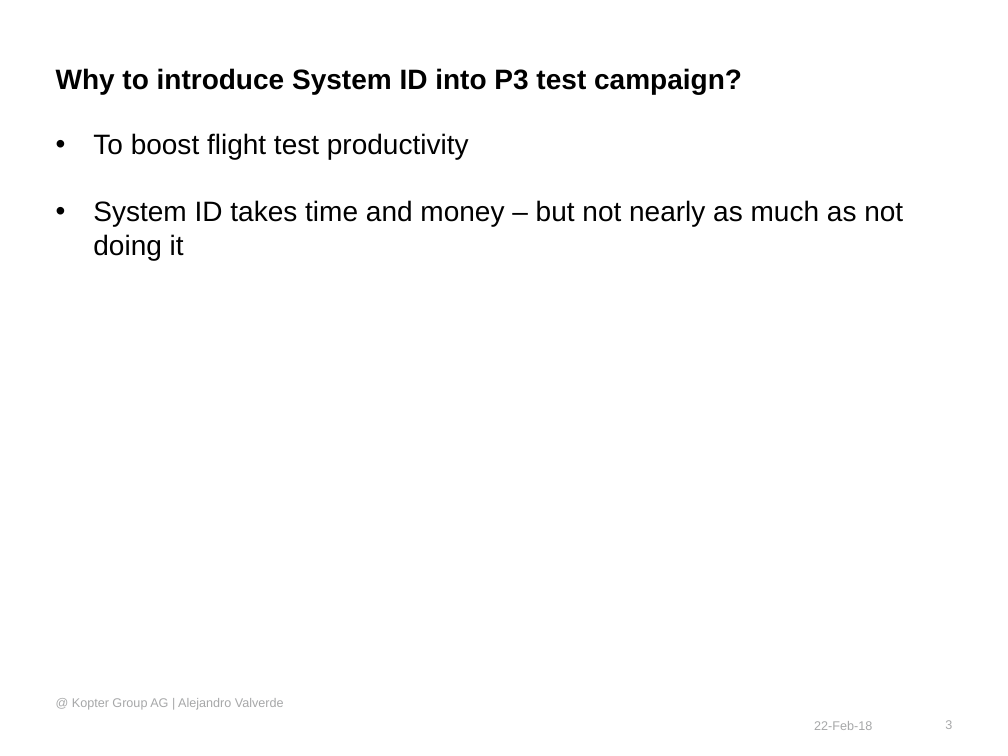
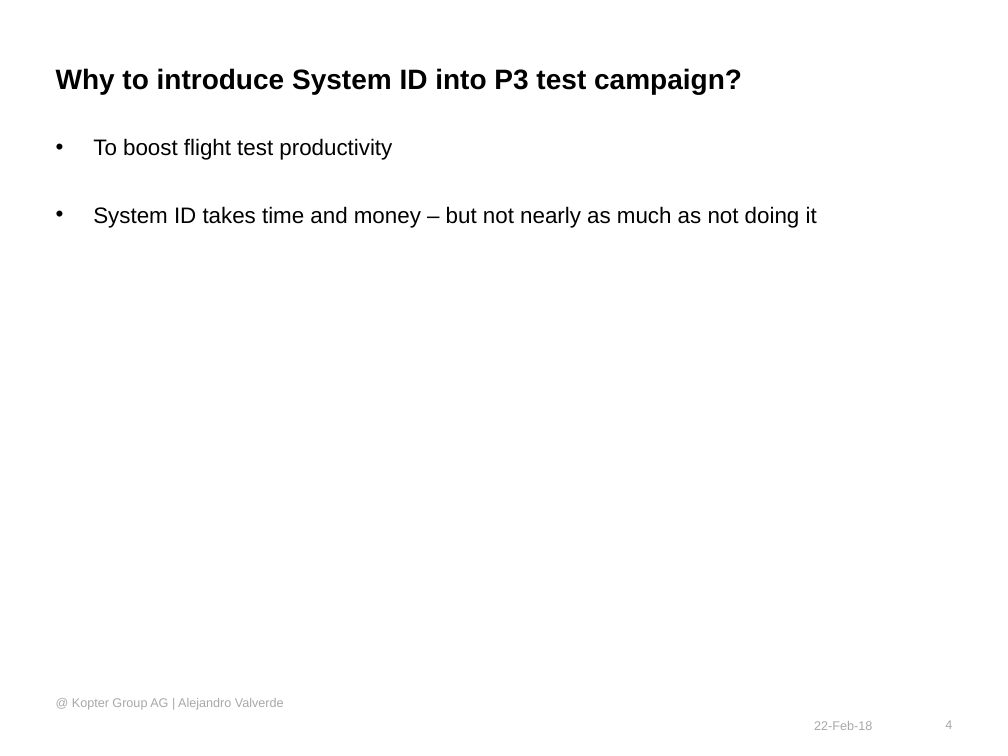
Before and after one commit to wuyou33/kopter, a slide deck: slide 4 of s_id/docs/System Identification to support Flight Test activities - proposal.pptx (slide 3 before the commit). Drawn at 1008x756 pixels with LibreOffice and Linux fonts; fonts in the diff are those of the drawing; background and template pictures are left out. Boxes give left, top, right and bottom in pixels: in the first picture for what was removed or moved away, otherwise in the second. Text is boxed around its words. In the diff, an @@ line names an element or a change of style, - is before the commit and + after.

```diff
--- a/s_id/docs/System Identification to support Flight Test activities - proposal.pptx
+++ b/s_id/docs/System Identification to support Flight Test activities - proposal.pptx
@@ text "To boost flight test productivity" at (93, 138, 817, 228): size 20 to 16 pt @@
@@ page number at (945, 720, 952, 729): text changed @@
-3
+4
```
Also in this commit, not shown: 1 other slide changed, 3 slides added.
